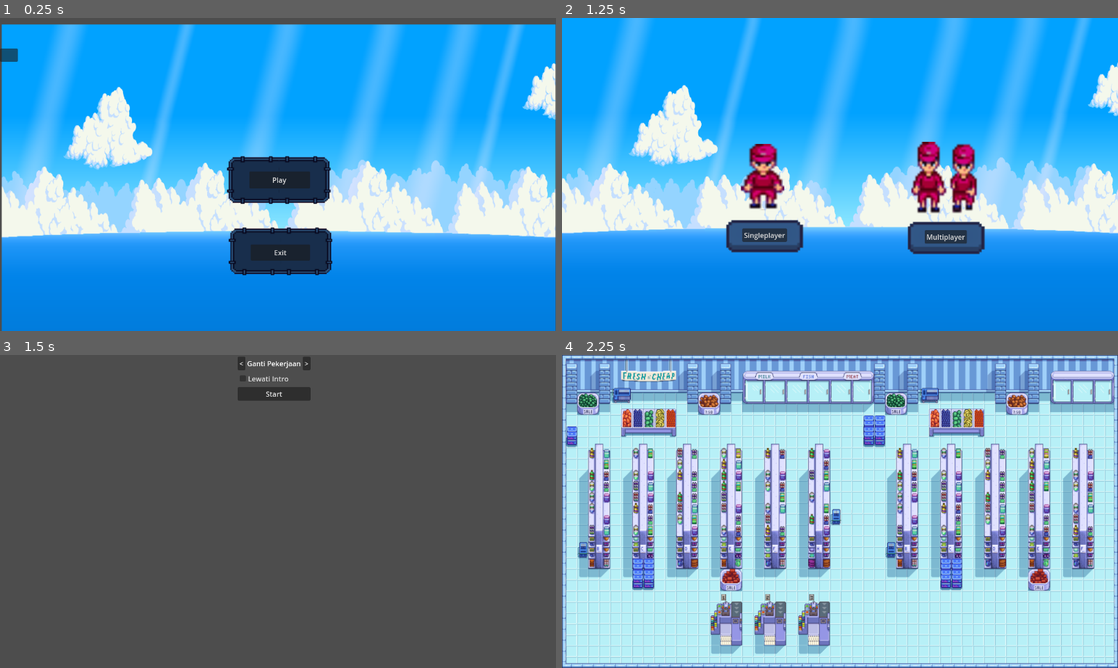
Above: before the commit, frames 1-4 (two rows, left to right).
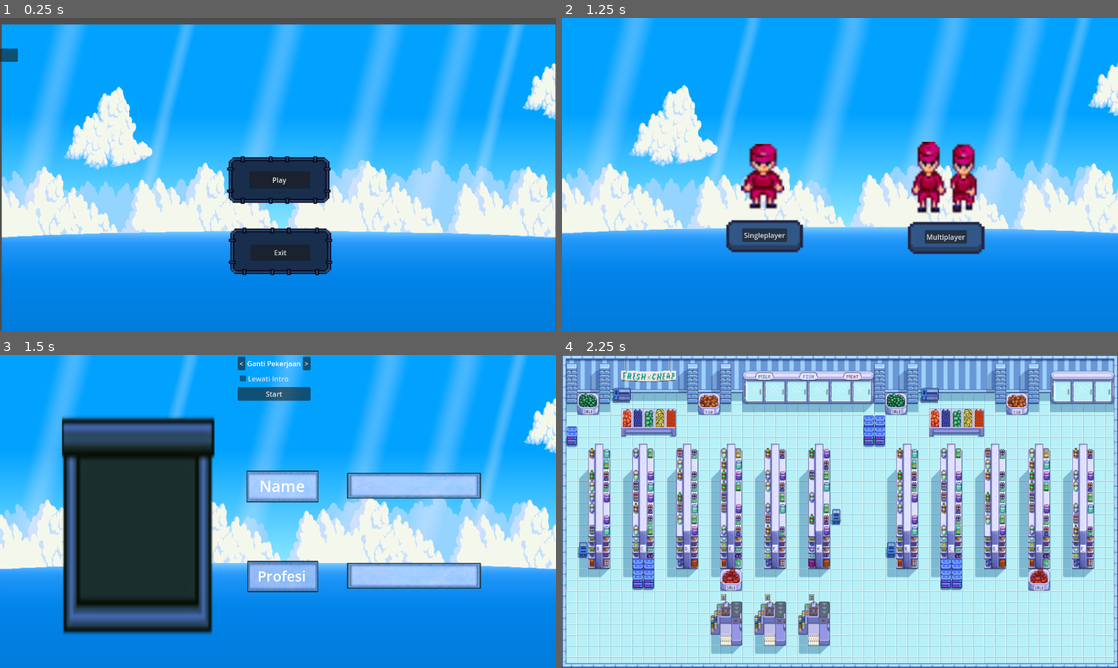
Above: after the commit, the same moments.

Repository: birugh/minimart
Game: Godot game, scene res://Interface/main_menu.tscn
Same seed, same stepped clock (60 frames per second), same inputs: the game is played once before the commit and once after it.
Inputs:
- Up to frame 1 (0.25 s): no input
- Up to frame 2 (1.25 s): click "Play" at 0.5 s
- Up to frame 3 (1.5 s): click "Singleplayer" at 1.25 s
- Up to frame 4 (2.25 s): click "Start" at 2 s

Frames 1-2 are identical in both runs. In frame 3, 100% of the frame differs, in the area x 0-100%, y 0-100%; in frame 4, nothing differs.

Commit message:
mengubah button play and exit
mengubah button play and exit

Diff:
--- a/Interface/singleplayer_menu.tscn
+++ b/Interface/singleplayer_menu.tscn
@@ -1,6 +1,14 @@
-[gd_scene load_steps=2 format=3 uid="uid://d6blesnjml5"]
+[gd_scene load_steps=6 format=3 uid="uid://d6blesnjml5"]
 
 [ext_resource type="Script" path="res://Scripts/singleplayer_menu.gd" id="1_bbmke"]
+[ext_resource type="Texture2D" uid="uid://c0pgrqb0mr2kb" path="res://Job-action/job-assets/169040.png" id="2_v0ad3"]
+[ext_resource type="Texture2D" uid="uid://bvpwg7hb8s8yt" path="res://Job-action/job-assets/aset.png" id="3_gedae"]
+
+[sub_resource type="LabelSettings" id="LabelSettings_sr0go"]
+font_size = 36
+
+[sub_resource type="LabelSettings" id="LabelSettings_mqmjm"]
+font_size = 33
 
 [node name="Singleplayer" type="Control"]
 layout_mode = 3
@@ -10,6 +18,13 @@
 grow_horizontal = 2
 grow_vertical = 2
 script = ExtResource("1_bbmke")
+
+[node name="NinePatchRect5" type="NinePatchRect" parent="."]
+layout_mode = 0
+offset_right = 1282.0
+offset_bottom = 726.0
+texture = ExtResource("2_v0ad3")
+region_rect = Rect2(0, 0, 1500, 514.53)
 
 [node name="MarginContainer" type="MarginContainer" parent="."]
 layout_mode = 1
@@ -68,4 +83,67 @@
 layout_mode = 2
 theme_override_constants/margin_right = 100
 
+[node name="NinePatchRect" type="NinePatchRect" parent="."]
+layout_mode = 0
+offset_left = 143.0
+offset_top = 127.0
+offset_right = 494.0
+offset_bottom = 653.0
+texture = ExtResource("3_gedae")
+region_rect = Rect2(267.653, 25.6388, 145.079, 93.1701)
+
+[node name="NinePatchRect2" type="NinePatchRect" parent="."]
+layout_mode = 0
+offset_left = 564.0
+offset_top = 265.0
+offset_right = 734.0
+offset_bottom = 347.0
+texture = ExtResource("3_gedae")
+region_rect = Rect2(268.984, 125.464, 135.762, 37.268)
+
+[node name="NinePatchRect" type="NinePatchRect" parent="NinePatchRect2"]
+layout_mode = 0
+offset_left = 2.0
+offset_top = 203.0
+offset_right = 174.0
+offset_bottom = 284.0
+texture = ExtResource("3_gedae")
+region_rect = Rect2(268.984, 161.401, 139.755, 37.268)
+
+[node name="Label" type="Label" parent="."]
+layout_mode = 0
+offset_left = 597.0
+offset_top = 276.0
+offset_right = 701.0
+offset_bottom = 326.0
+text = "Name"
+label_settings = SubResource("LabelSettings_sr0go")
+
+[node name="Label" type="Label" parent="Label"]
+layout_mode = 1
+anchors_preset = -1
+offset_left = -4.0
+offset_top = 209.0
+offset_right = 111.0
+offset_bottom = 255.0
+text = "Profesi"
+label_settings = SubResource("LabelSettings_mqmjm")
+
+[node name="NinePatchRect3" type="NinePatchRect" parent="."]
+layout_mode = 0
+offset_left = 789.0
+offset_top = 268.0
+offset_right = 1118.0
+offset_bottom = 332.0
+texture = ExtResource("3_gedae")
+region_rect = Rect2(267.653, 124.133, 141.086, 35.937)
+
+[node name="NinePatchRect4" type="NinePatchRect" parent="."]
+offset_left = 789.0
+offset_top = 475.0
+offset_right = 1118.0
+offset_bottom = 539.0
+texture = ExtResource("3_gedae")
+region_rect = Rect2(267.653, 124.133, 141.086, 35.937)
+
 [connection signal="pressed" from="MarginContainer/HBoxContainer/CustomizeContainer/VBoxContainer/Button" to="." method="_on_button_pressed"]
